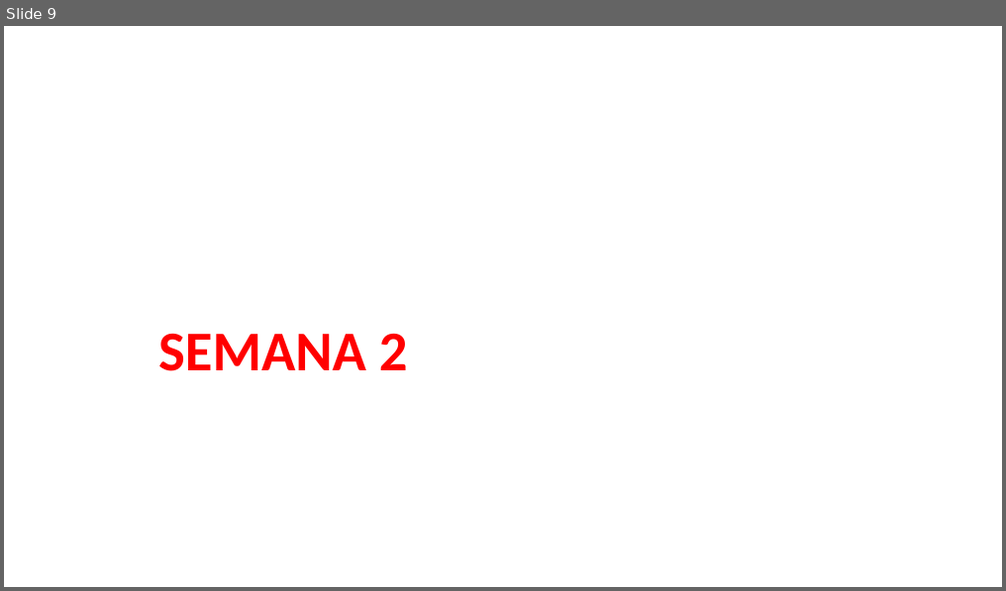
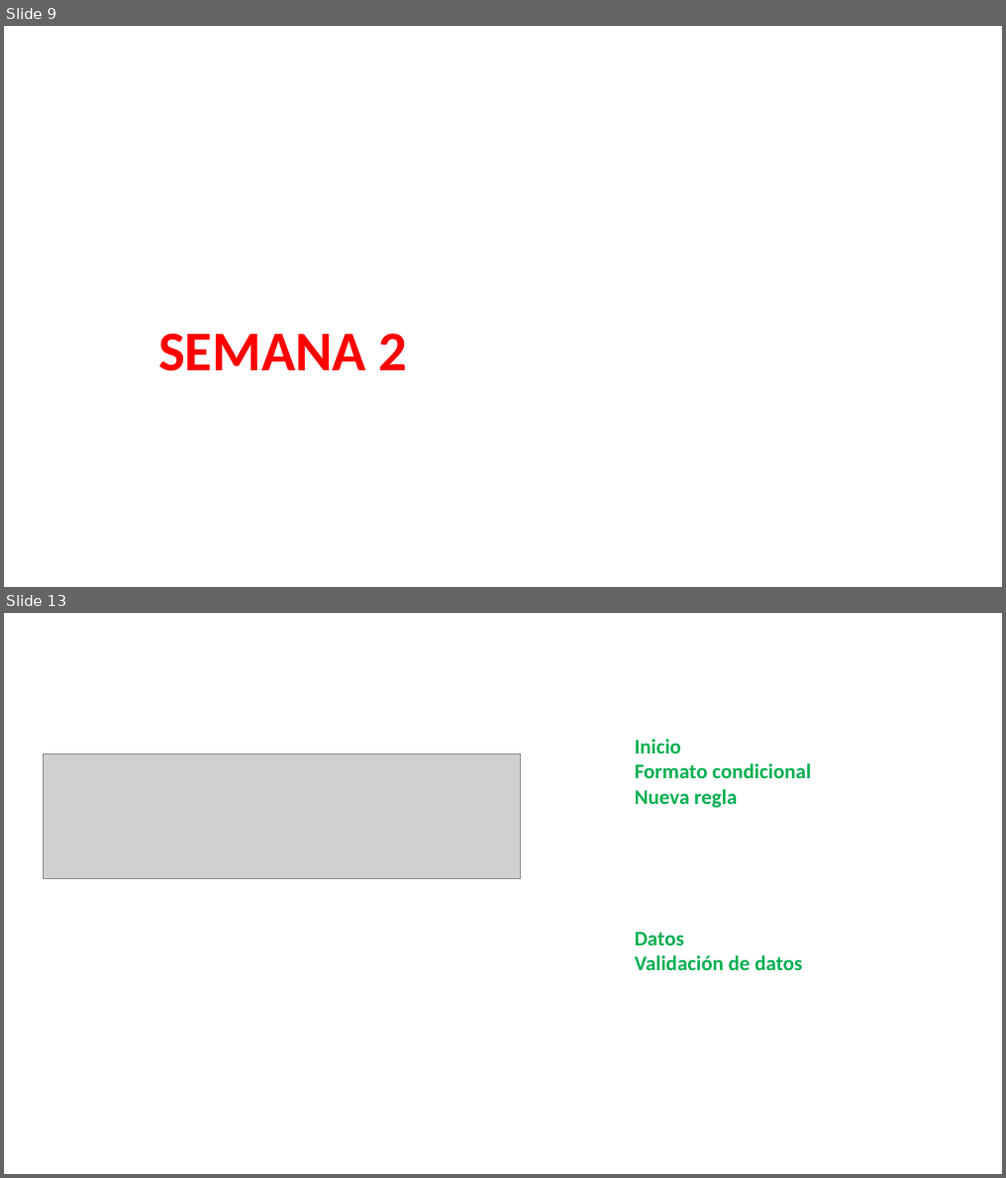
Before and after one commit to megath12/Data_Analysis_Google, a slide deck: 5_analizar_datos_para_responder.pptx. Shown one above the other, each under a label of ours: slide 9 before the commit, slides 9 and 13 after it; the slides between them are not shown. The pictures are 1006x591 and 1006x1178 pixels, drawn with LibreOffice and Linux fonts; fonts in the diff are those of the drawing; grey boxes stand for pictures. Boxes give left, top, right and bottom in pixels: in the first picture for what was removed or moved away, otherwise in the second. Text is boxed around its words. In the diff, an @@ line names an element or a change of style, - is before the commit and + after.

```diff
--- a/5_analizar_datos_para_responder.pptx
+++ b/5_analizar_datos_para_responder.pptx
@@ slide 13 added at <box>4,613,1002,1174</box>, background #FFFFFF @@
@@ picture added at <box>43,754,521,878</box> @@
@@ text added at <box>635,739,811,808</box>, 20 pt, text #00B050, bold @@
+Inicio
+Formato condicional
+Nueva regla
@@ text added at <box>635,932,802,970</box>, 20 pt, text #00B050, bold @@
+Datos
+Validación de datos
```
Also in this commit, not shown: 14 other slides added, 1 slide removed, 1 other file.
